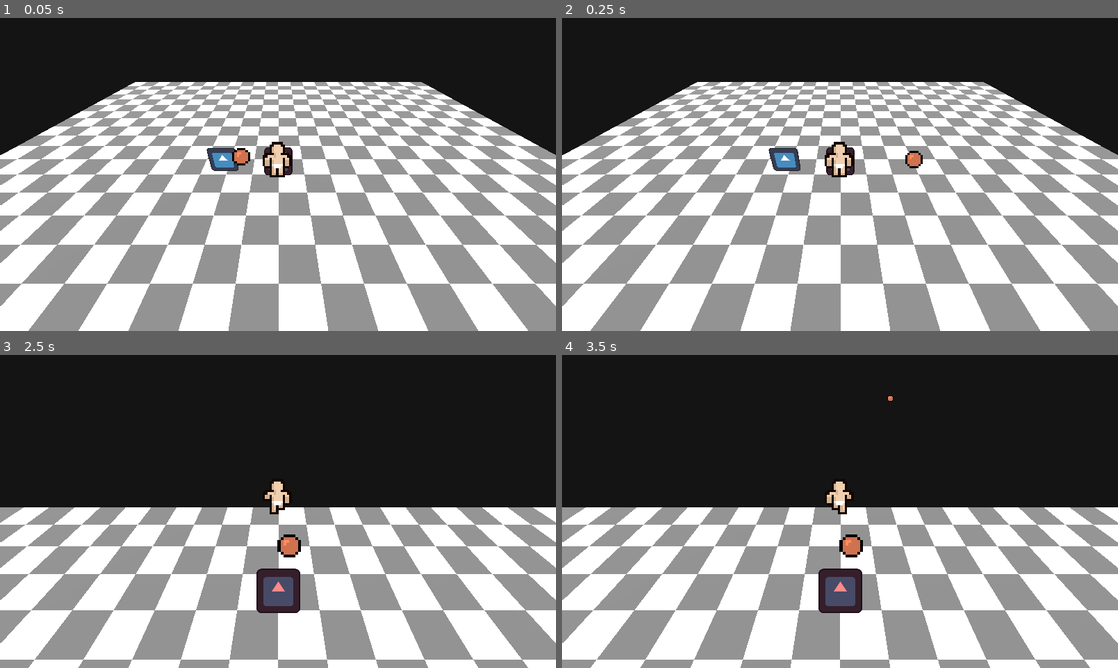
Above: before the commit, frames 1-4 (two rows, left to right).
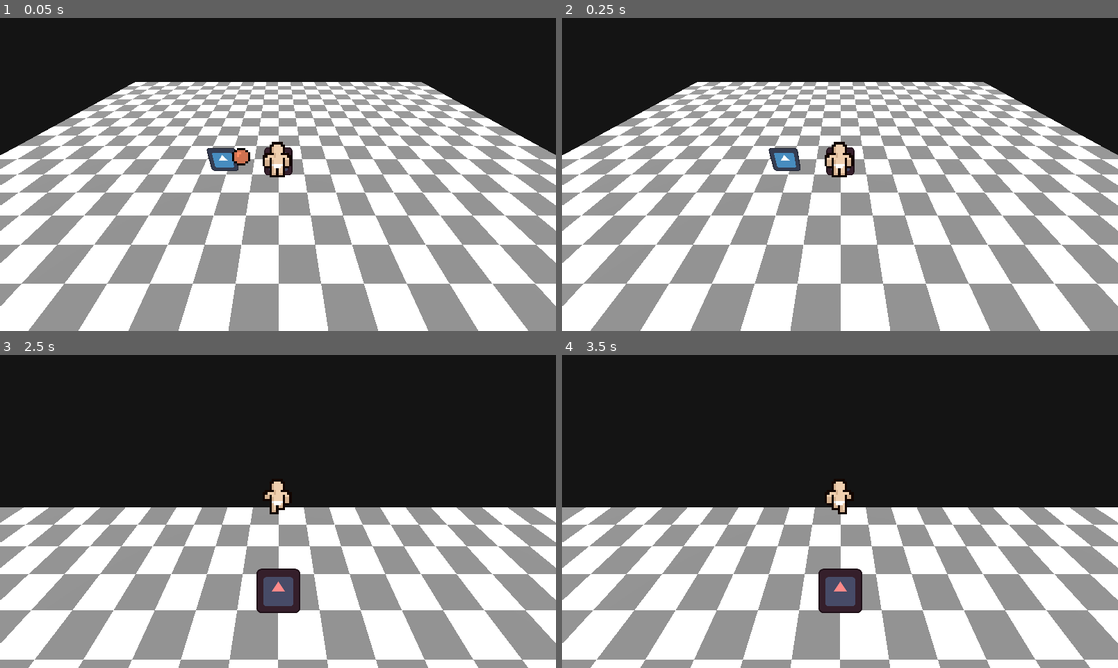
Above: after the commit, the same moments.

Repository: jacob-herrera/LD55
Game: Godot game, scene res://maps/game.tscn
Two runs of this game, one before a commit and one after it. Both use one fixed random seed, a clock stepped at 60 frames per second and the inputs below. The engine's default icon, where the game draws it, is replaced by a stand-in: a white triangle on a blue panel in a dark square.
Inputs:
- Up to frame 1 (0.05 s): no input
- Up to frame 2 (0.25 s): no input
- Up to frame 3 (2.5 s): hold W (move_forward) from 0.53 s (still down); tap F (pickup) at 0.6, 1.35, 2.1 s; tap Space (jump) at 0.77, 1.52 s
- Up to frame 4 (3.5 s): keep holding W (move_forward); tap F (pickup) at 2.85 s; tap Space (jump) at 3.02 s

Frame 1 is identical in both runs. In frame 2, 0.1% of the frame differs, in the area x 61-65%, y 42-48%; in frame 3, 0.3%; in frame 4, 0.3%, in the area x 49-60%, y 13-65%.

Commit message:
basic enemy damage detection

Diff:
--- a/scripts/character.gd
+++ b/scripts/character.gd
@@ -7,6 +7,8 @@
 @onready var camera: Camera3D = $Camera3D
 
 @export_flags_3d_physics var ground_layer: int
+
+const LAYER: int = 4
 
 var carrying: Node3D
 
@@ -71,7 +73,7 @@
 
 func _ready() -> void:
 	last_heading = jump_sprite.global_basis.z
-
+	collision_layer = LAYER
 
 func do_carry() -> void:
 	if carrying == null:
--- a/scripts/enemy.gd
+++ b/scripts/enemy.gd
@@ -3,10 +3,15 @@
 
 @onready var col: CollisionShape3D = $CollisionShape3D
 
+const LAYER: int = 8
 const GROUP: String = "enemies"
 
 func _ready() -> void:
+	collision_layer = LAYER
 	add_to_group(GROUP)
 
 func get_center() -> Vector3:
 	return col.global_position
+
+func take_damage(damage_taking: int) -> void:
+	print(damage_taking)
--- a/scripts/projectile.gd
+++ b/scripts/projectile.gd
@@ -6,14 +6,18 @@
 	SUMMON,
 }
 
-
 @export var trying_to_hit: CanHit
 @export var dir: Vector3
-@export var speed: float = 10.0
+@export var speed: float = 10.0 # Default to 10 units per second
+@export var damage: int
 
 const LIFETIME: float = 8.0
 var lifetime: float = LIFETIME
 
+var space_state: PhysicsDirectSpaceState3D
+
+func _ready() -> void:
+	space_state = PhysicsServer3D.space_get_direct_state(get_world_3d().space)
 
 func _process(delta: float) -> void:
 	lifetime -= delta
@@ -23,3 +27,19 @@
 
 	var move_delta: Vector3 = dir * speed * delta
 	global_position += move_delta
+
+	try_to_hit()
+
+func try_to_hit() -> void:
+	var enemies: Array[Node] = get_tree().get_nodes_in_group(Enemy.GROUP)
+	var params := PhysicsPointQueryParameters3D.new()
+	params.position = global_position
+	params.collision_mask = Enemy.LAYER
+	var results: Array[Dictionary] = space_state.intersect_point(params)
+	for result: Dictionary in results:
+		if result.collider is Enemy:
+			var enemy: Enemy = result.collider as Enemy
+			enemy.take_damage(damage)
+			queue_free()
+		else:
+			printerr("Collider, " + result.collider.name + " in enemy layer without being an Enemy")
--- a/scripts/summon.gd
+++ b/scripts/summon.gd
@@ -4,6 +4,7 @@
 @onready var projectile: PackedScene = preload("res://scenes/projectile.tscn")
 @onready var col: CollisionShape3D = $CollisionShape3D
 
+const LAYER: int = 16
 const GROUP: String = "summons"
 
 ## Attack range
@@ -14,15 +15,18 @@
 @export var damage: int
 @export var health: int
 @export var range_type: RangeType
-
-enum RangeType {
-	PROJECTILE,
-	MELEE,
-}
+enum RangeType { PROJECTILE, MELEE }
 
 func _ready() -> void:
 	add_to_group(Summon.GROUP)
+	collision_layer = LAYER
 	sync_to_physics = false
+
+func _process(delta: float) -> void:
+	attack_cooldown -= delta
+	if attack_cooldown <= 0:
+		attack_cooldown = 1.0 / attack_rate
+		do_attack()
 
 func get_center() -> Vector3:
 	return col.global_position
@@ -37,10 +41,4 @@
 	get_tree().current_scene.add_child(proj)
 	proj.global_position = get_center()
 	proj.dir = get_center().direction_to(enemy.get_center())
-
-
-func _process(delta: float) -> void:
-	attack_cooldown -= delta
-	if attack_cooldown <= 0:
-		attack_cooldown = 1.0 / attack_rate
-		do_attack()
+	proj.damage = damage
